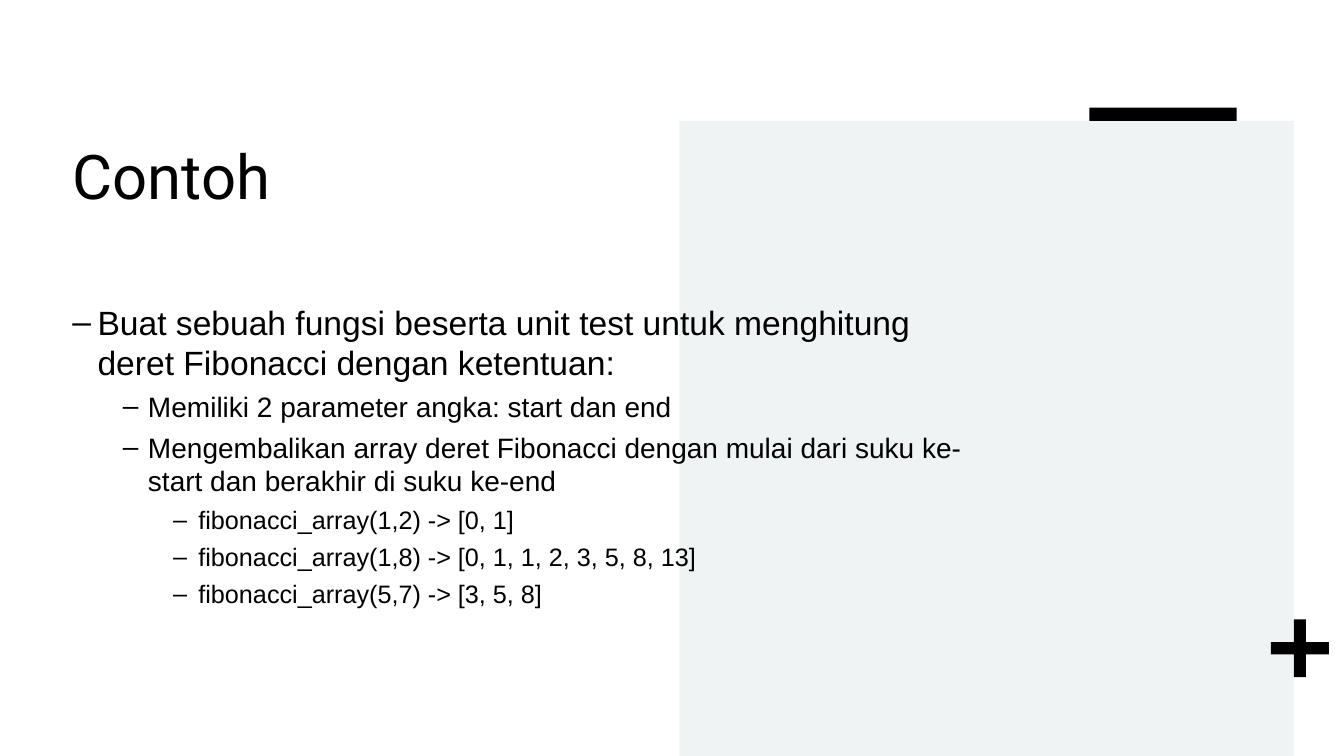
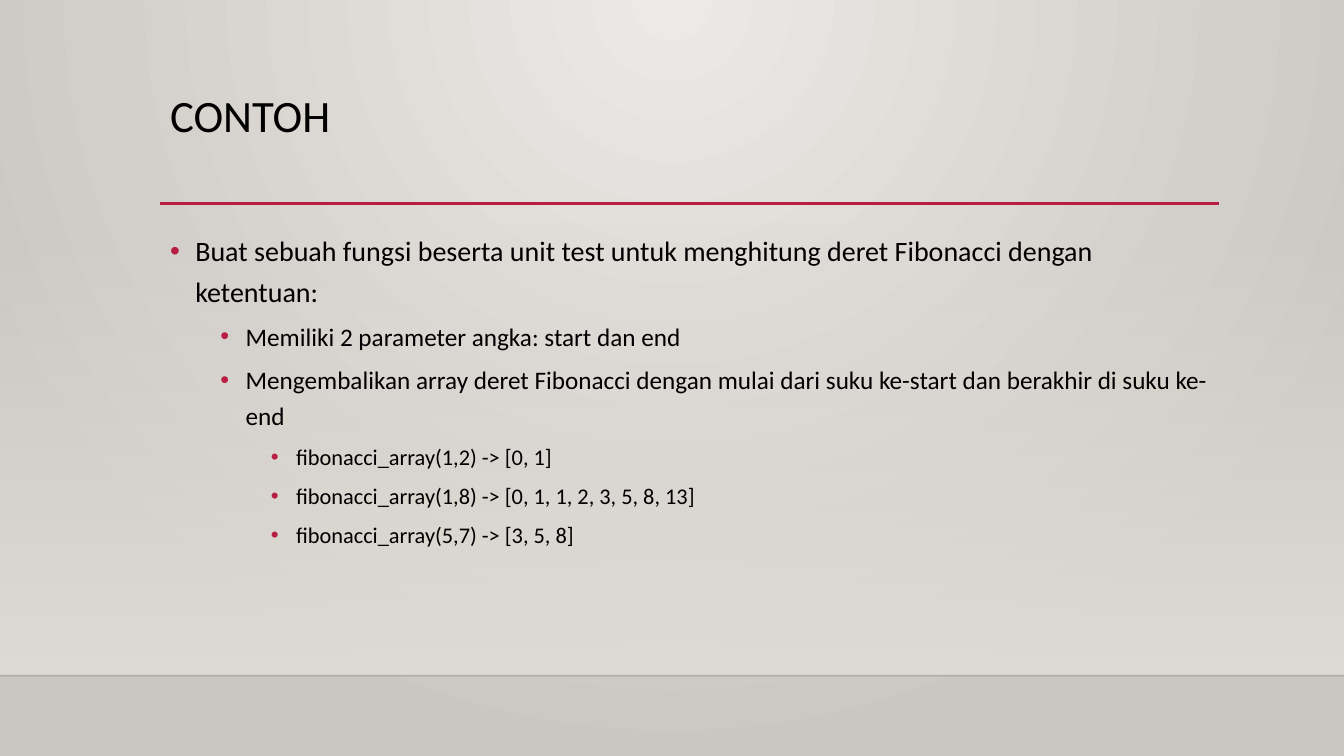
Before and after one commit to yordan-marcelino-marcus/testing-QA, a slide deck: slide 4 of UTS/UTS_Testing Dan QA Perangkat Lunak_Whitebox Testing, Unit Test dan CICD_Yordan Marcelino Marcus_201011401468.pptx. Drawn at 1344x756 pixels with LibreOffice and Linux fonts; fonts in the diff are those of the drawing; background and template pictures are left out. Boxes give left, top, right and bottom in pixels: in the first picture for what was removed or moved away, otherwise in the second. Text is boxed around its words. In the diff, an @@ line names an element or a change of style, - is before the commit and + after.

```diff
--- a/UTS/UTS_Testing Dan QA Perangkat Lunak_Whitebox Testing, Unit Test dan CICD_Yordan Marcelino Marcus_201011401468.pptx
+++ b/UTS/UTS_Testing Dan QA Perangkat Lunak_Whitebox Testing, Unit Test dan CICD_Yordan Marcelino Marcus_201011401468.pptx
@@ background #FFFFFF to gradient #ECEAE7 to #CAC7C1 @@
@@ title at box(170, 103, 330, 133): text changed; size 44 to 32 pt; font Roboto to Calibri @@
-Contoh
+CONTOH
@@ rectangle removed at box(1090, 108, 1237, 121) @@
@@ rectangle removed at box(680, 121, 1294, 756) @@
@@ line added from (160, 204) to (1220, 204), #B71E42 2.5 pt @@
@@ rectangle added at box(0, 223, 1344, 676), fill gradient #DFDBD5 @@
@@ text "Buat sebuah fungsi beserta unit ...": place and size @@
-text "Buat sebuah fungsi beserta unit ..." at box(98, 310, 961, 609)
+text "Buat sebuah fungsi beserta unit ..." at box(195, 241, 1207, 547)
@@ text "Buat sebuah fungsi beserta unit ..." at box(195, 241, 1207, 547): size 24 to 20 pt in "Buat sebuah fungsi beserta unit test untuk ..."; font Arial to Calibri; size 20 to 18 pt in "Memiliki 2 parameter angka: start dan end", "Mengembalikan array deret Fibonacci dengan mulai dari ..."; size 18 to 16 pt in "fibonacci_array(1,2) -> [0, 1]", "fibonacci_array(1,8) -> [0, 1, 1, 2, 3, ...", "fibonacci_array(5,7) -> [3, 5, 8]"; bullet – to •; line spacing 1 to 1.2 @@
@@ plus removed at box(1271, 619, 1329, 677) @@
@@ line added from (0, 676) to (1344, 676), #000001 1 pt @@
```
Also in this commit, not shown: 7 other slides changed.
